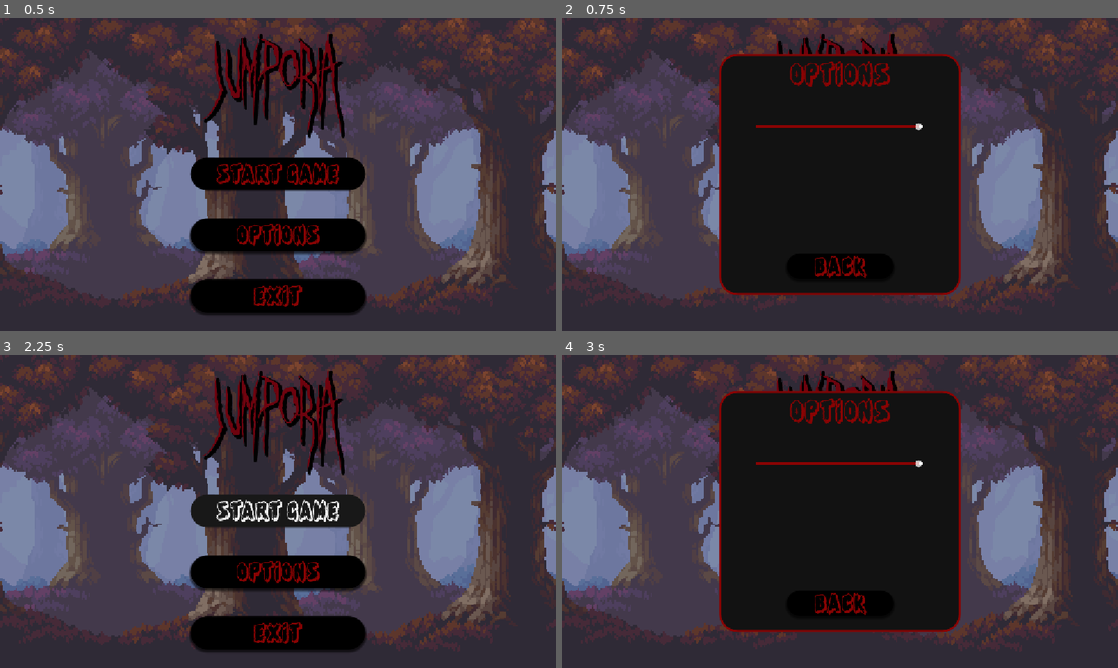
Above: before the commit, frames 1-4 (two rows, left to right).
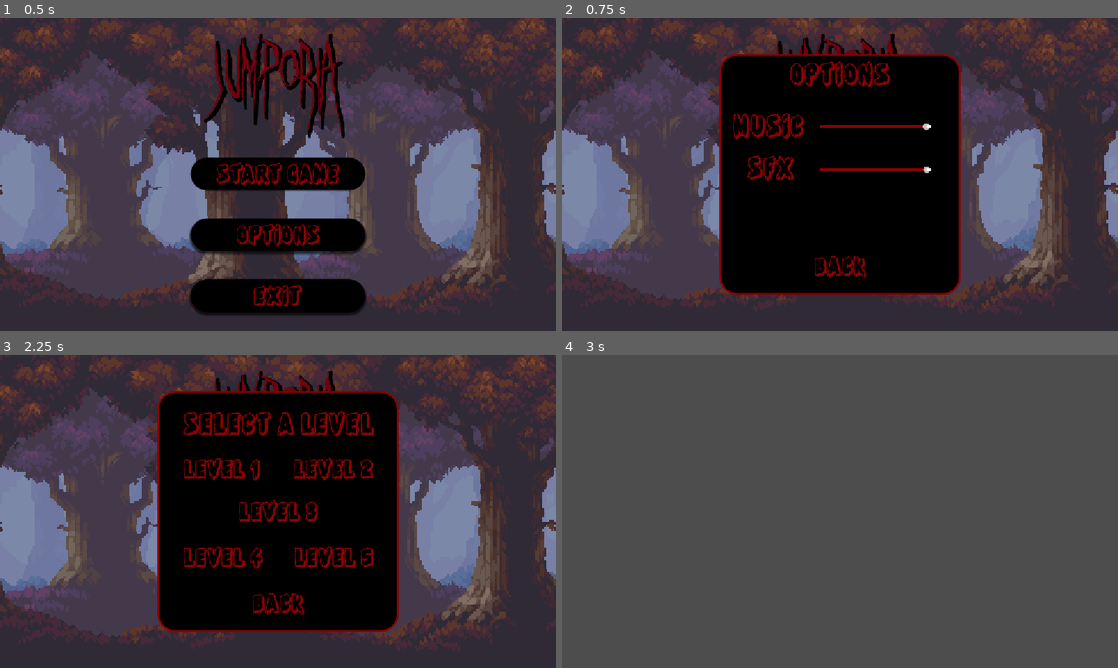
Above: after the commit, the same moments.

Repository: ALI-Yah1a/Jumporia
Game: Godot game, scene res://UI/main_menu.tscn
The game is run twice, just before and just after one commit, with the same random seed, the same clock (stepped at 60 frames per second) and the same inputs.
Inputs:
- Up to frame 1 (0.5 s): no input
- Up to frame 2 (0.75 s): click "OPTIONS" at 0.5 s
- Up to frame 3 (2.25 s): click "BACK" at 1.25 s; click "START GAME" at 2 s
- Up to frame 4 (3 s): click "OPTIONS" (after the commit: "LEVEL 2") at 2.75 s

Frame 1 is identical in both runs. In frame 2, 1.0% of the frame differs, in the area x 30-67%, y 30-52%; in frame 3, 28%; in frame 4, 82%, in the area x 0-100%, y 0-100%.

Commit message:
Finishing the full main menu

Diff:
--- /dev/null
+++ b/Levels/level_1.tscn
@@ -0,0 +1,3 @@
+[gd_scene format=3 uid="uid://cxq3vdx22uuio"]
+
+[node name="Level_1" type="Node2D" unique_id=1878134694]
--- /dev/null
+++ b/Levels/level_2.tscn
@@ -0,0 +1,3 @@
+[gd_scene format=3 uid="uid://cwpgroxq8lovs"]
+
+[node name="Level_2" type="Node2D" unique_id=1618970030]
--- /dev/null
+++ b/Levels/level_3.tscn
@@ -0,0 +1,3 @@
+[gd_scene format=3 uid="uid://b7pei3l6hus43"]
+
+[node name="Level_3" type="Node2D" unique_id=979572376]
--- /dev/null
+++ b/Levels/level_4.tscn
@@ -0,0 +1,3 @@
+[gd_scene format=3 uid="uid://b67c58psos5gj"]
+
+[node name="Level_4" type="Node2D" unique_id=1116975680]
--- /dev/null
+++ b/Levels/level_5.tscn
@@ -0,0 +1,3 @@
+[gd_scene format=3 uid="uid://n81b8mnhgnas"]
+
+[node name="Level_5" type="Node2D" unique_id=696313458]
--- /dev/null
+++ b/UI/button_sfx.gd
@@ -0,0 +1,40 @@
+extends AudioStreamPlayer
+
+func play_click():
+	$".".play()
+
+func _on_button_pressed() -> void:
+	play_click()
+
+
+
+func _on_button_2_pressed() -> void:
+	play_click()
+
+
+func _on_button_3_pressed() -> void:
+	play_click()
+
+
+func _on_back_pressed() -> void:
+	play_click()
+
+
+func _on_level_button_pressed() -> void:
+	play_click()
+
+
+func _on_level_button_2_pressed() -> void:
+	play_click()
+
+
+func _on_level_button_3_pressed() -> void:
+	play_click()
+
+
+func _on_level_button_4_pressed() -> void:
+	play_click()
+
+
+func _on_level_button_5_pressed() -> void:
+	play_click()
--- a/UI/main_menu.gd
+++ b/UI/main_menu.gd
@@ -1,21 +1,26 @@
 extends Control
 @onready var buttons: VBoxContainer = $Buttons
 @onready var options: Panel = $Options
+@onready var level_selection: Panel = $LevelSelection
 
 
 # Called when the node enters the scene tree for the first time.
 func _ready() -> void:
 	buttons.visible = true
 	options.visible = false
+	level_selection.visible = false
 
 
 func _on_start_pressed() -> void:
-	pass # Replace with function body.
+	buttons.visible = false
+	options.visible = false
+	level_selection.visible = true
 
 
 func _on_options_2_pressed() -> void:
 	buttons.visible = false
 	options.visible = true
+	level_selection.visible = false
 
 
 func _on_exit_3_pressed() -> void:
@@ -24,3 +29,23 @@
 
 func _on_back_pressed() -> void:
 	_ready()
+
+
+
+func _on_level_button_pressed() -> void:
+	get_tree().change_scene_to_file("res://Levels/level_1.tscn")
+
+
+func _on_level_button_2_pressed() -> void:
+	get_tree().change_scene_to_file("res://Levels/level_2.tscn")
+
+func _on_level_button_3_pressed() -> void:
+	get_tree().change_scene_to_file("res://Levels/level_3.tscn")
+
+
+func _on_level_button_4_pressed() -> void:
+	get_tree().change_scene_to_file("res://Levels/level_4.tscn")
+
+
+func _on_level_button_5_pressed() -> void:
+	get_tree().change_scene_to_file("res://Levels/level_5.tscn")
--- a/UI/main_menu.tscn
+++ b/UI/main_menu.tscn
@@ -8,6 +8,8 @@
 [ext_resource type="FontFile" uid="uid://c47vp0u7js3wn" path="res://Assets/Ghastly Panic.ttf" id="5_f40uw"]
 [ext_resource type="AudioStream" uid="uid://hc5825gas5uq" path="res://Assets/ui/MainMenu_SoundTrack.mp3" id="7_ev3b6"]
 [ext_resource type="Script" uid="uid://btmmrfgm8gxmv" path="res://UI/audio_cntroller.gd" id="8_k0a0m"]
+[ext_resource type="AudioStream" uid="uid://n5h4n07r8r1a" path="res://Assets/ui/press_sfx.mp3" id="9_cafmx"]
+[ext_resource type="Script" uid="uid://vr6wl7nwgqep" path="res://UI/button_sfx.gd" id="10_tcix6"]
 
 [sub_resource type="StyleBoxFlat" id="StyleBoxFlat_ev3b6"]
 bg_color = Color(0, 0, 0, 1)
@@ -51,7 +53,7 @@
 shadow_offset = Vector2(0, 3.6)
 
 [sub_resource type="StyleBoxFlat" id="StyleBoxFlat_2mudq"]
-bg_color = Color(0.07123137, 0.0712314, 0.07123133, 1)
+bg_color = Color(0, 0, 0, 1)
 border_width_left = 4
 border_width_top = 4
 border_width_right = 4
@@ -200,10 +202,15 @@
 theme_override_font_sizes/font_size = 160
 text = "JUMPORIA"
 
-[node name="AudioStreamPlayer" type="AudioStreamPlayer" parent="." unique_id=1161696797]
+[node name="Music" type="AudioStreamPlayer" parent="." unique_id=1161696797]
 stream = ExtResource("7_ev3b6")
 autoplay = true
 bus = &"Music"
+
+[node name="ButtonSFX" type="AudioStreamPlayer" parent="." unique_id=1976487432]
+stream = ExtResource("9_cafmx")
+bus = &"SFX"
+script = ExtResource("10_tcix6")
 
 [node name="Options" type="Panel" parent="." unique_id=1350706606]
 layout_mode = 1
@@ -220,21 +227,6 @@
 grow_vertical = 2
 theme_override_styles/panel = SubResource("StyleBoxFlat_2mudq")
 
-[node name="Label" type="Label" parent="Options" unique_id=2089009999]
-layout_mode = 1
-anchors_preset = 5
-anchor_left = 0.5
-anchor_right = 0.5
-offset_left = -103.5
-offset_top = 12.0
-offset_right = 103.5
-offset_bottom = 74.0
-grow_horizontal = 2
-theme_override_colors/font_color = Color(0.5411765, 0.011764706, 0.011764706, 1)
-theme_override_fonts/font = ExtResource("1_p8ccj")
-theme_override_font_sizes/font_size = 30
-text = "OPTIONS"
-
 [node name="Back" type="Button" parent="Options" unique_id=1226422939]
 layout_mode = 1
 anchors_preset = 7
@@ -260,9 +252,9 @@
 
 [node name="AudioCntroller" type="HSlider" parent="Options" unique_id=1045510656]
 layout_mode = 0
-offset_left = 76.0
+offset_left = 209.0
 offset_top = 143.0
-offset_right = 421.0
+offset_right = 437.0
 offset_bottom = 159.0
 theme_override_styles/slider = SubResource("StyleBoxLine_cafmx")
 theme_override_styles/grabber_area = SubResource("StyleBoxLine_tcix6")
@@ -273,8 +265,248 @@
 script = ExtResource("8_k0a0m")
 audio_bus_name = "Music"
 
+[node name="AudioCntroller2" type="HSlider" parent="Options" unique_id=1643320620]
+layout_mode = 0
+offset_left = 209.0
+offset_top = 232.0
+offset_right = 438.0
+offset_bottom = 248.0
+theme_override_styles/slider = SubResource("StyleBoxLine_cafmx")
+theme_override_styles/grabber_area = SubResource("StyleBoxLine_tcix6")
+theme_override_styles/grabber_area_highlight = SubResource("StyleBoxLine_mmlvu")
+max_value = 1.0
+step = 0.01
+value = 1.0
+script = ExtResource("8_k0a0m")
+audio_bus_name = "SFX"
+
+[node name="Labels" type="Control" parent="Options" unique_id=1762333376]
+anchors_preset = 0
+offset_right = 40.0
+offset_bottom = 40.0
+
+[node name="Label" type="Label" parent="Options/Labels" unique_id=2089009999]
+layout_mode = 1
+anchors_preset = 5
+anchor_left = 0.5
+anchor_right = 0.5
+offset_left = 126.5
+offset_top = 12.0
+offset_right = 333.5
+offset_bottom = 74.0
+grow_horizontal = 2
+theme_override_colors/font_color = Color(0.5411765, 0.011764706, 0.011764706, 1)
+theme_override_fonts/font = ExtResource("1_p8ccj")
+theme_override_font_sizes/font_size = 30
+text = "OPTIONS"
+
+[node name="Label2" type="Label" parent="Options/Labels" unique_id=1694462051]
+layout_mode = 1
+anchors_preset = 5
+anchor_left = 0.5
+anchor_right = 0.5
+offset_left = 8.0
+offset_top = 119.0
+offset_right = 215.0
+offset_bottom = 181.0
+grow_horizontal = 2
+theme_override_colors/font_color = Color(0.5411765, 0.011764706, 0.011764706, 1)
+theme_override_fonts/font = ExtResource("1_p8ccj")
+theme_override_font_sizes/font_size = 30
+text = "MUSIC"
+
+[node name="Label3" type="Label" parent="Options/Labels" unique_id=1243620365]
+layout_mode = 1
+anchors_preset = 5
+anchor_left = 0.5
+anchor_right = 0.5
+offset_left = 37.0
+offset_top = 206.0
+offset_right = 244.0
+offset_bottom = 268.0
+grow_horizontal = 2
+theme_override_colors/font_color = Color(0.5411765, 0.011764706, 0.011764706, 1)
+theme_override_fonts/font = ExtResource("1_p8ccj")
+theme_override_font_sizes/font_size = 30
+text = "SFX"
+
+[node name="LevelSelection" type="Panel" parent="." unique_id=1601329873]
+layout_mode = 1
+anchors_preset = 8
+anchor_left = 0.5
+anchor_top = 0.5
+anchor_right = 0.5
+anchor_bottom = 0.5
+offset_left = -250.0
+offset_top = -250.0
+offset_right = 250.0
+offset_bottom = 250.0
+grow_horizontal = 2
+grow_vertical = 2
+theme_override_styles/panel = SubResource("StyleBoxFlat_2mudq")
+
+[node name="Buttons" type="Control" parent="LevelSelection" unique_id=1172457307]
+layout_mode = 1
+anchors_preset = 15
+anchor_right = 1.0
+anchor_bottom = 1.0
+grow_horizontal = 2
+grow_vertical = 2
+
+[node name="HBoxContainer" type="HBoxContainer" parent="LevelSelection/Buttons" unique_id=1615114463]
+layout_mode = 1
+anchors_preset = 5
+anchor_left = 0.5
+anchor_right = 0.5
+offset_left = -163.5
+offset_top = 136.0
+offset_right = 163.5
+offset_bottom = 188.0
+grow_horizontal = 2
+theme_override_constants/separation = 70
+
+[node name="Button" type="Button" parent="LevelSelection/Buttons/HBoxContainer" unique_id=768885007]
+layout_mode = 2
+size_flags_vertical = 3
+theme_override_colors/font_color = Color(0.5411765, 0.011764706, 0.011764706, 1)
+theme_override_fonts/font = ExtResource("1_p8ccj")
+theme_override_font_sizes/font_size = 25
+theme_override_styles/normal = SubResource("StyleBoxFlat_ev3b6")
+theme_override_styles/pressed = SubResource("StyleBoxFlat_f40uw")
+theme_override_styles/hover = SubResource("StyleBoxFlat_8ctay")
+theme_override_styles/focus = SubResource("StyleBoxEmpty_f40uw")
+text = "LEVEL 1"
+
+[node name="Button2" type="Button" parent="LevelSelection/Buttons/HBoxContainer" unique_id=558299267]
+layout_mode = 2
+size_flags_vertical = 3
+theme_override_colors/font_color = Color(0.5411765, 0.011764706, 0.011764706, 1)
+theme_override_fonts/font = ExtResource("1_p8ccj")
+theme_override_font_sizes/font_size = 25
+theme_override_styles/normal = SubResource("StyleBoxFlat_k0a0m")
+theme_override_styles/pressed = SubResource("StyleBoxFlat_f40uw")
+theme_override_styles/hover = SubResource("StyleBoxFlat_8ctay")
+theme_override_styles/focus = SubResource("StyleBoxEmpty_f40uw")
+text = "LEVEL 2"
+
+[node name="CenterContainer" type="CenterContainer" parent="LevelSelection/Buttons" unique_id=509648464]
+layout_mode = 1
+anchors_preset = 8
+anchor_left = 0.5
+anchor_top = 0.5
+anchor_right = 0.5
+anchor_bottom = 0.5
+offset_left = -81.5
+offset_top = -26.0
+offset_right = 81.5
+offset_bottom = 26.0
+grow_horizontal = 2
+grow_vertical = 2
+
+[node name="Button3" type="Button" parent="LevelSelection/Buttons/CenterContainer" unique_id=415402314]
+layout_mode = 2
+size_flags_vertical = 3
+theme_override_colors/font_color = Color(0.5411765, 0.011764706, 0.011764706, 1)
+theme_override_fonts/font = ExtResource("1_p8ccj")
+theme_override_font_sizes/font_size = 25
+theme_override_styles/normal = SubResource("StyleBoxFlat_tk8dj")
+theme_override_styles/pressed = SubResource("StyleBoxFlat_f40uw")
+theme_override_styles/hover = SubResource("StyleBoxFlat_8ctay")
+theme_override_styles/focus = SubResource("StyleBoxEmpty_f40uw")
+text = "LEVEL 3"
+
+[node name="HBoxContainer2" type="HBoxContainer" parent="LevelSelection/Buttons" unique_id=314968256]
+layout_mode = 1
+anchors_preset = 7
+anchor_left = 0.5
+anchor_top = 1.0
+anchor_right = 0.5
+anchor_bottom = 1.0
+offset_left = -166.0
+offset_top = -181.0
+offset_right = 167.0
+offset_bottom = -129.0
+grow_horizontal = 2
+grow_vertical = 0
+theme_override_constants/separation = 65
+
+[node name="Button4" type="Button" parent="LevelSelection/Buttons/HBoxContainer2" unique_id=384451919]
+layout_mode = 2
+size_flags_vertical = 3
+theme_override_colors/font_color = Color(0.5411765, 0.011764706, 0.011764706, 1)
+theme_override_fonts/font = ExtResource("1_p8ccj")
+theme_override_font_sizes/font_size = 25
+theme_override_styles/normal = SubResource("StyleBoxFlat_tk8dj")
+theme_override_styles/pressed = SubResource("StyleBoxFlat_f40uw")
+theme_override_styles/hover = SubResource("StyleBoxFlat_8ctay")
+theme_override_styles/focus = SubResource("StyleBoxEmpty_f40uw")
+text = "LEVEL 4"
+
+[node name="Button5" type="Button" parent="LevelSelection/Buttons/HBoxContainer2" unique_id=1768380765]
+layout_mode = 2
+size_flags_vertical = 3
+theme_override_colors/font_color = Color(0.5411765, 0.011764706, 0.011764706, 1)
+theme_override_fonts/font = ExtResource("1_p8ccj")
+theme_override_font_sizes/font_size = 25
+theme_override_styles/normal = SubResource("StyleBoxFlat_tk8dj")
+theme_override_styles/pressed = SubResource("StyleBoxFlat_f40uw")
+theme_override_styles/hover = SubResource("StyleBoxFlat_8ctay")
+theme_override_styles/focus = SubResource("StyleBoxEmpty_f40uw")
+text = "LEVEL 5"
+
+[node name="Label" type="Label" parent="LevelSelection" unique_id=1564737594]
+layout_mode = 0
+offset_left = 53.0
+offset_top = 38.0
+offset_right = 449.0
+offset_bottom = 100.0
+theme_override_colors/font_color = Color(0.5411765, 0.011764706, 0.011764706, 1)
+theme_override_fonts/font = ExtResource("1_p8ccj")
+theme_override_font_sizes/font_size = 30
+text = "SELECT A LEVEL"
+
+[node name="Back" type="Button" parent="LevelSelection" unique_id=172347602]
+layout_mode = 1
+anchors_preset = 7
+anchor_left = 0.5
+anchor_top = 1.0
+anchor_right = 0.5
+anchor_bottom = 1.0
+offset_left = -110.5
+offset_top = -86.0
+offset_right = 110.5
+offset_bottom = -34.0
+grow_horizontal = 2
+grow_vertical = 0
+size_flags_vertical = 3
+theme_override_colors/font_color = Color(0.5411765, 0.011764706, 0.011764706, 1)
+theme_override_fonts/font = ExtResource("1_p8ccj")
+theme_override_font_sizes/font_size = 25
+theme_override_styles/normal = SubResource("StyleBoxFlat_tk8dj")
+theme_override_styles/pressed = SubResource("StyleBoxFlat_f40uw")
+theme_override_styles/hover = SubResource("StyleBoxFlat_8ctay")
+theme_override_styles/focus = SubResource("StyleBoxEmpty_f40uw")
+text = "BACK"
+
 [connection signal="pressed" from="Buttons/Button" to="." method="_on_start_pressed"]
+[connection signal="pressed" from="Buttons/Button" to="ButtonSFX" method="_on_button_pressed"]
 [connection signal="pressed" from="Buttons/Button2" to="." method="_on_options_2_pressed"]
+[connection signal="pressed" from="Buttons/Button2" to="ButtonSFX" method="_on_button_2_pressed"]
 [connection signal="pressed" from="Buttons/Button3" to="." method="_on_exit_3_pressed"]
+[connection signal="pressed" from="Buttons/Button3" to="ButtonSFX" method="_on_button_3_pressed"]
 [connection signal="pressed" from="Options/Back" to="." method="_on_back_pressed"]
+[connection signal="pressed" from="Options/Back" to="ButtonSFX" method="_on_back_pressed"]
 [connection signal="value_changed" from="Options/AudioCntroller" to="Options/AudioCntroller" method="_on_value_changed"]
+[connection signal="value_changed" from="Options/AudioCntroller2" to="Options/AudioCntroller2" method="_on_value_changed"]
+[connection signal="pressed" from="LevelSelection/Buttons/HBoxContainer/Button" to="." method="_on_level_button_pressed"]
+[connection signal="pressed" from="LevelSelection/Buttons/HBoxContainer/Button" to="ButtonSFX" method="_on_level_button_pressed"]
+[connection signal="pressed" from="LevelSelection/Buttons/HBoxContainer/Button2" to="." method="_on_level_button_2_pressed"]
+[connection signal="pressed" from="LevelSelection/Buttons/HBoxContainer/Button2" to="ButtonSFX" method="_on_level_button_2_pressed"]
+[connection signal="pressed" from="LevelSelection/Buttons/CenterContainer/Button3" to="." method="_on_level_button_3_pressed"]
+[connection signal="pressed" from="LevelSelection/Buttons/CenterContainer/Button3" to="ButtonSFX" method="_on_level_button_3_pressed"]
+[connection signal="pressed" from="LevelSelection/Buttons/HBoxContainer2/Button4" to="." method="_on_level_button_4_pressed"]
+[connection signal="pressed" from="LevelSelection/Buttons/HBoxContainer2/Button4" to="ButtonSFX" method="_on_level_button_4_pressed"]
+[connection signal="pressed" from="LevelSelection/Buttons/HBoxContainer2/Button5" to="." method="_on_level_button_5_pressed"]
+[connection signal="pressed" from="LevelSelection/Buttons/HBoxContainer2/Button5" to="ButtonSFX" method="_on_level_button_5_pressed"]
+[connection signal="pressed" from="LevelSelection/Back" to="." method="_on_back_pressed"]
+[connection signal="pressed" from="LevelSelection/Back" to="ButtonSFX" method="_on_back_pressed"]
Not shown, added: UI/button_sfx.gd.uid
